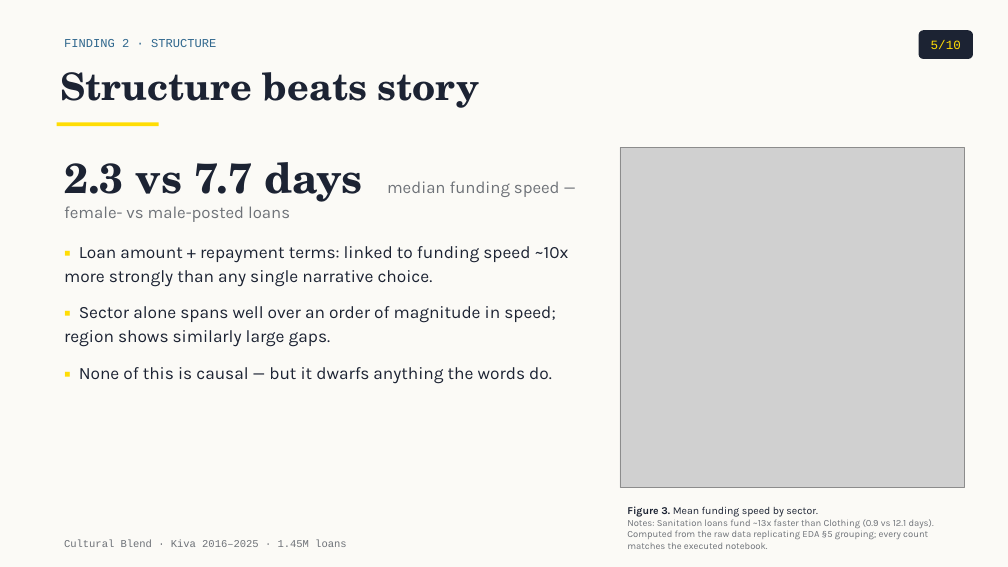
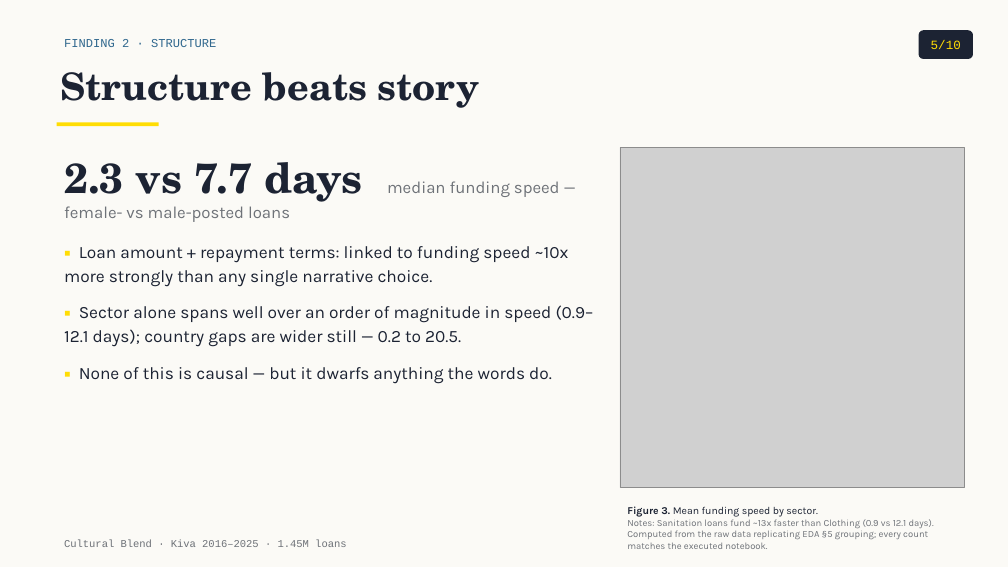
Before and after one commit to tuannm3812/unsw-ma-hackathon-2026, a slide deck: slide 5 of docs/presentation/slides_draft.pptx. Drawn at 1008x567 pixels with LibreOffice and Linux fonts; fonts in the diff are those of the drawing; grey boxes stand for pictures. Boxes give left, top, right and bottom in pixels: in the first picture for what was removed or moved away, otherwise in the second. Text is boxed around its words. In the diff, an @@ line names an element or a change of style, - is before the commit and + after.

```diff
--- a/docs/presentation/slides_draft.pptx
+++ b/docs/presentation/slides_draft.pptx
@@ text at bbox=[64, 305, 594, 347]: text changed @@
-▪ Sector alone spans well over an order of magnitude in speed; region shows similarly large gaps.
+▪ Sector alone spans well over an order of magnitude in speed (0.9–12.1 days); country gaps are wider still — 0.2 to 20.5.
```
Also in this commit, not shown: 2 other slides changed, 15 other files.
